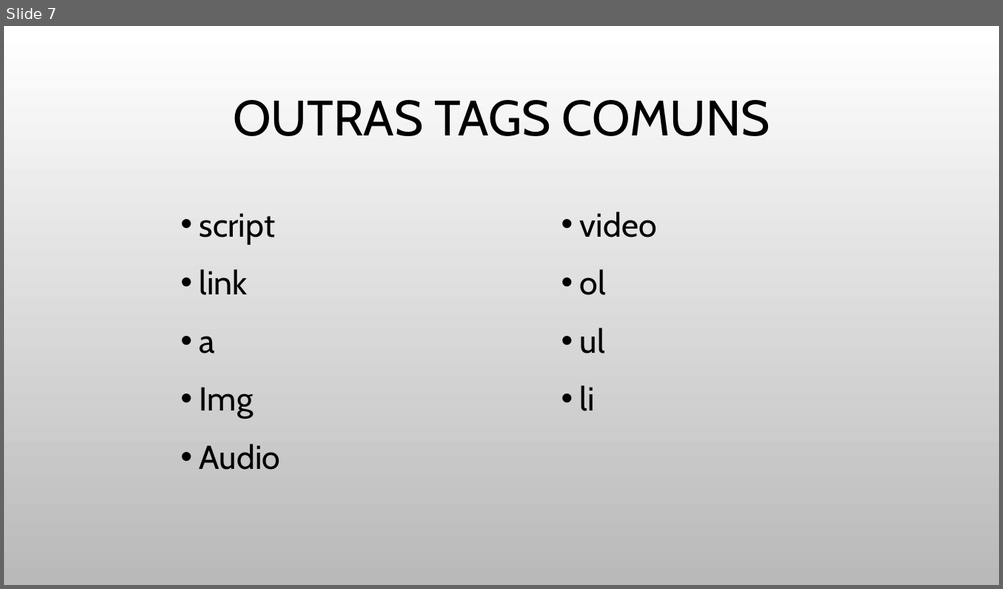
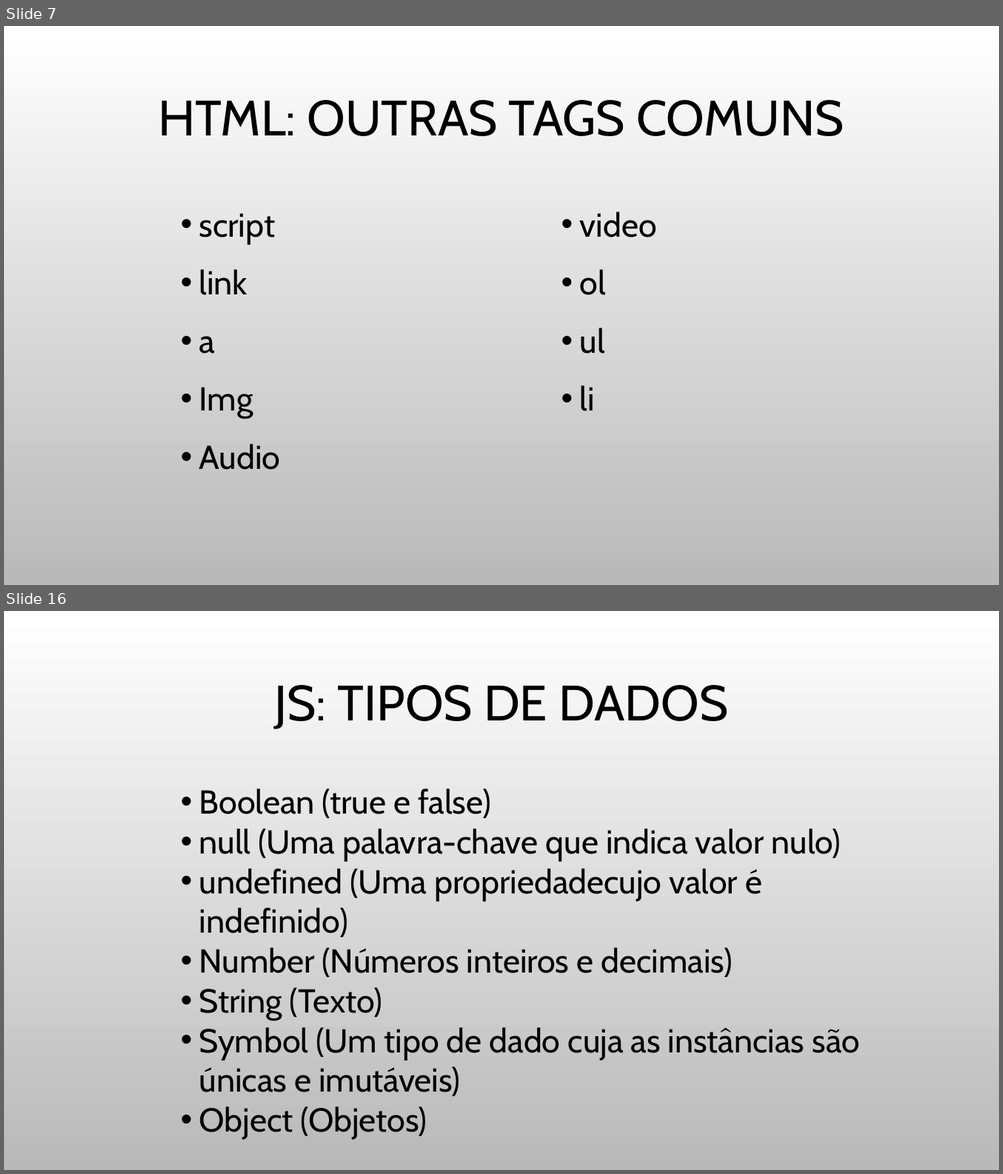
Before and after one commit to JulioCR-Oliveira/Trabalho-Topicos-Especiais, a slide deck: Arquivos/INTRODUÇÃO A FRONT-END.pptx. Shown one above the other, each under a label of ours: slide 7 before the commit, slides 7 and 16 after it; the slides between them are not shown. The pictures are 1003x589 and 1003x1174 pixels, drawn with LibreOffice and Linux fonts; fonts in the diff are those of the drawing; background and template pictures are left out. Boxes give left, top, right and bottom in pixels: in the first picture for what was removed or moved away, otherwise in the second. Text is boxed around its words. In the diff, an @@ line names an element or a change of style, - is before the commit and + after.

```diff
--- a/Arquivos/INTRODUÇÃO A FRONT-END.pptx
+++ b/Arquivos/INTRODUÇÃO A FRONT-END.pptx
@@ slide 16 added at (4,611,999,1170), background picture (left out) @@
@@ title added at (274,685,728,729), 48 pt, text #000000 @@
+JS: TIPOS DE DADOS
@@ text added at (199,789,859,1140), 32 pt, text #000000 @@
+• Boolean (true e false)
+• null (Uma palavra-chave que indica valor nulo)
+• undefined (Uma propriedadecujo valor é indefinido)
+• Number (Números inteiros e decimais)
+• String (Texto)
+• Symbol (Um tipo de dado cuja as instâncias são únicas e imutáveis)
+• Object (Objetos)
@@ slide 7 changed as well @@
@@ title at (159,100,844,136): text changed @@
-OUTRAS TAGS COMUNS
+HTML: OUTRAS TAGS COMUNS
```
Also in this commit, not shown: 3 other slides changed, 16 other slides added, 1 other file.
